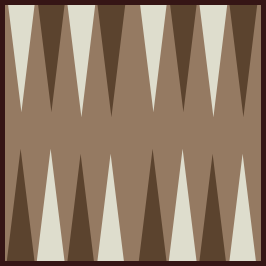
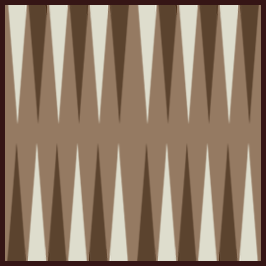
Layers edited between the first and the second w=266, h=266 image:
renamed "Layer 6" to "Layer 10", painted on it over bbox(6, 5, 259, 261)
